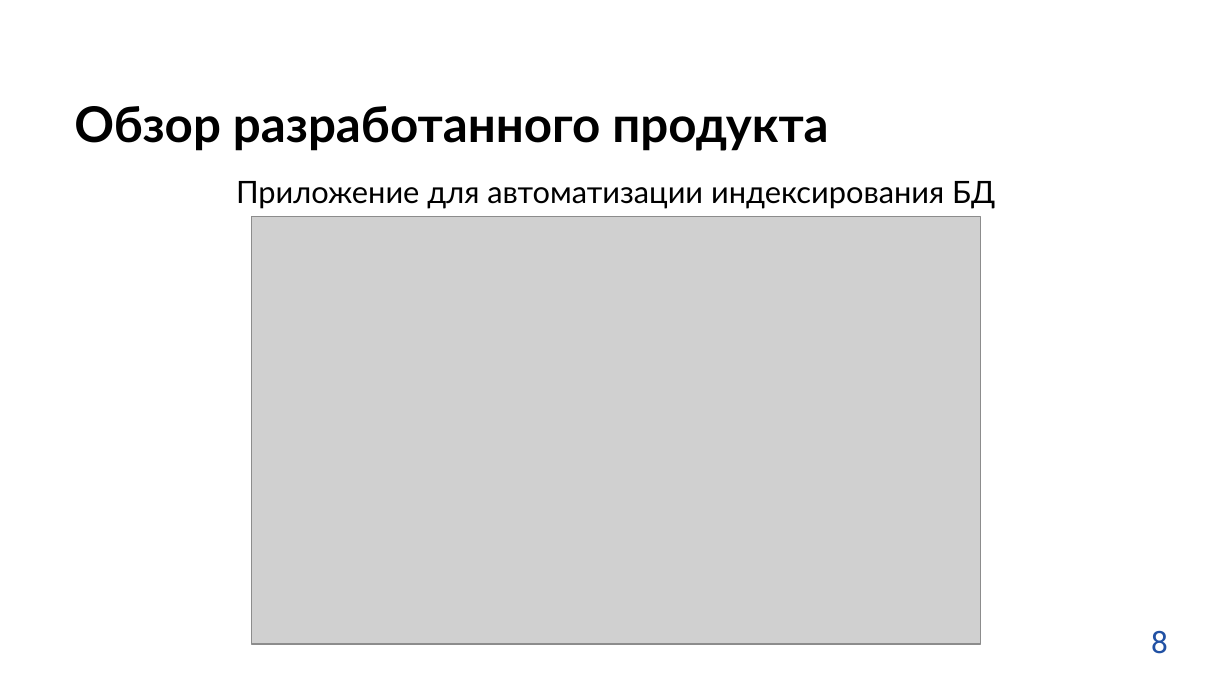
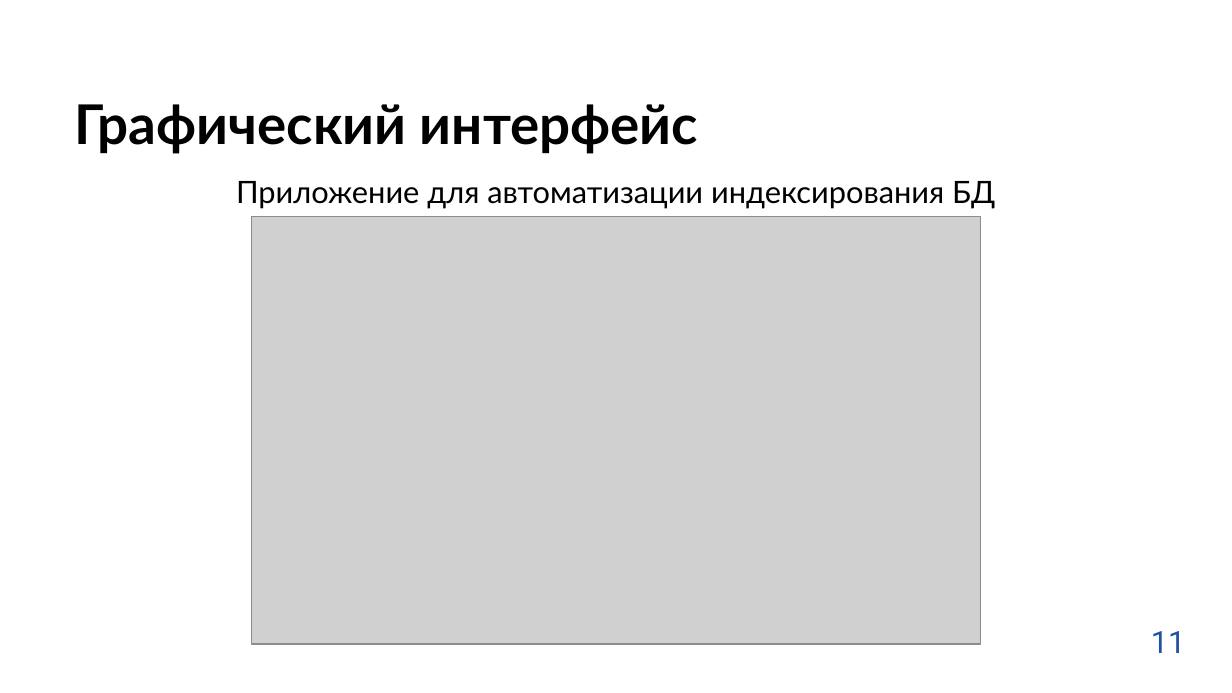
Before and after one commit to testpassword/Diploma-bachelor-degree-2022, a slide deck: slide 11 of docs/предзащита_2.pptx (slide 8 before the commit). Drawn at 1232x693 pixels with LibreOffice and Linux fonts; fonts in the diff are those of the drawing; grey boxes stand for pictures; background and template pictures are left out. Boxes give left, top, right and bottom in pixels: in the first picture for what was removed or moved away, otherwise in the second. Text is boxed around its words. In the diff, an @@ line names an element or a change of style, - is before the commit and + after.

```diff
--- a/docs/предзащита_2.pptx
+++ b/docs/предзащита_2.pptx
@@ title at bbox=[74, 104, 698, 154]: text changed; size 28.8 to 32 pt @@
-Обзор разработанного продукта
+Графический интерфейс
@@ text at bbox=[1151, 631, 1186, 653]: text changed @@
-8
+11
```
Also in this commit, not shown: 6 other slides changed, 3 slides added, 1 slide removed, 24 other files.
